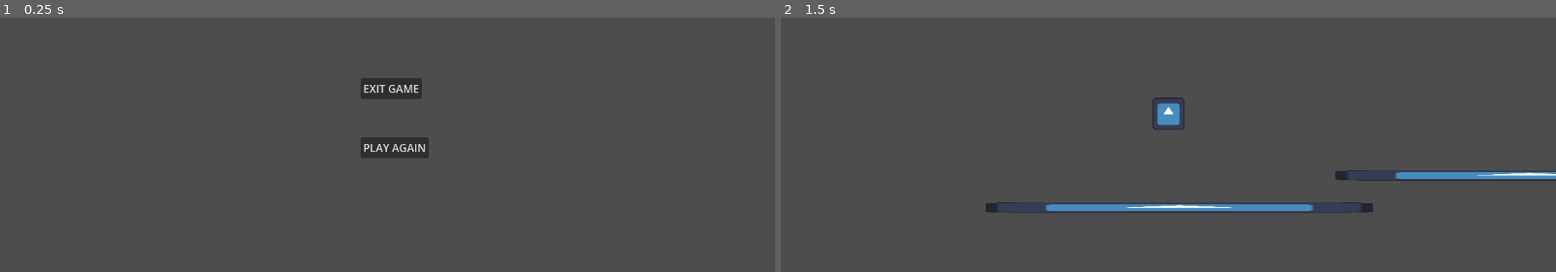
Above: before the commit, frames 1-2 (left to right).
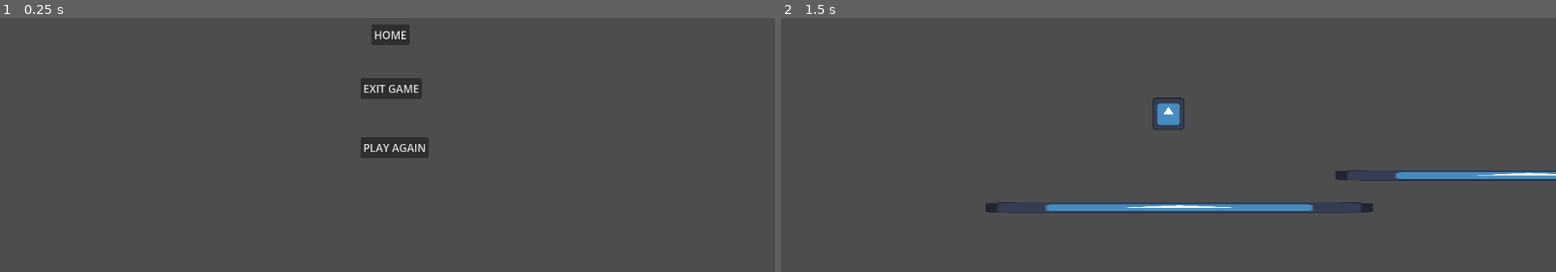
Above: after the commit, the same moments.

Repository: 24362-Jenny/food-scout
Game: Godot game, scene res://scenes/ending_scene_level.tscn
The game is run twice, just before and just after one commit, with the same random seed, the same clock (stepped at 60 frames per second) and the same inputs. This scene is started directly instead of the project's main scene. The engine's default icon, where the game draws it, is replaced by a stand-in: a white triangle on a blue panel in a dark square.
Inputs (mouse positions are in pixels of both pictures, inside the frame that each line leads up to):
- Up to frame 1 (0.25 s): no input
- Up to frame 2 (1.5 s): click (1168, 35) at 0.5 s, where only the run after the commit has a clickable "HOME"; click "PLAY AGAIN" at 1.25 s

The runs differ from the first frame. In frame 1, 0.4% of the frame differs, in the area x 47-53%, y 2-11%; in frame 2, nothing differs.

Commit message:
made some slight changes

Diff:
--- a/scenes/ending_scene_level.tscn
+++ b/scenes/ending_scene_level.tscn
@@ -19,5 +19,12 @@
 offset_bottom = 311.0
 text = "EXIT GAME"
 
+[node name="home" type="Button" parent="." unique_id=504871076]
+offset_left = 552.0
+offset_top = 200.0
+offset_right = 609.0
+offset_bottom = 231.0
+text = "HOME"
+
 [connection signal="pressed" from="play again" to="." method="_on_play_again_pressed"]
 [connection signal="pressed" from="exit" to="." method="_on_exit_pressed"]
--- a/scenes/enemy_1.tscn
+++ b/scenes/enemy_1.tscn
@@ -12,6 +12,8 @@
 metadata/_edit_group_ = true
 
 [node name="Sprite2D" type="Sprite2D" parent="." unique_id=1685510494]
+position = Vector2(-1.9073486e-06, 1.9073486e-06)
+scale = Vector2(0.99999994, 1)
 texture = ExtResource("1_tcmaw")
 
 [node name="CollisionShape2D" type="CollisionShape2D" parent="." unique_id=362028684]
--- a/scenes/level_one.tscn
+++ b/scenes/level_one.tscn
@@ -64,6 +64,10 @@
 position = Vector2(88, 0)
 shape = SubResource("RectangleShape2D_4dvvg")
 
+[node name="CollisionShape2D2" type="CollisionShape2D" parent="platform4" unique_id=2142108529]
+position = Vector2(88, 0)
+shape = SubResource("RectangleShape2D_4dvvg")
+
 [node name="Portal" parent="." unique_id=1430322806 instance=ExtResource("4_5rfim")]
 position = Vector2(2344, 544)
 
